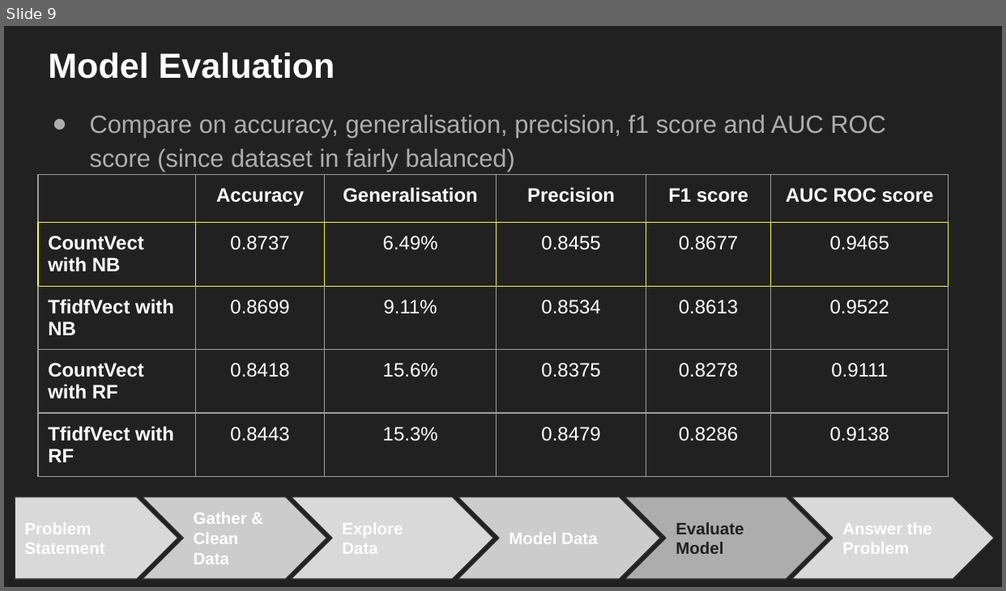
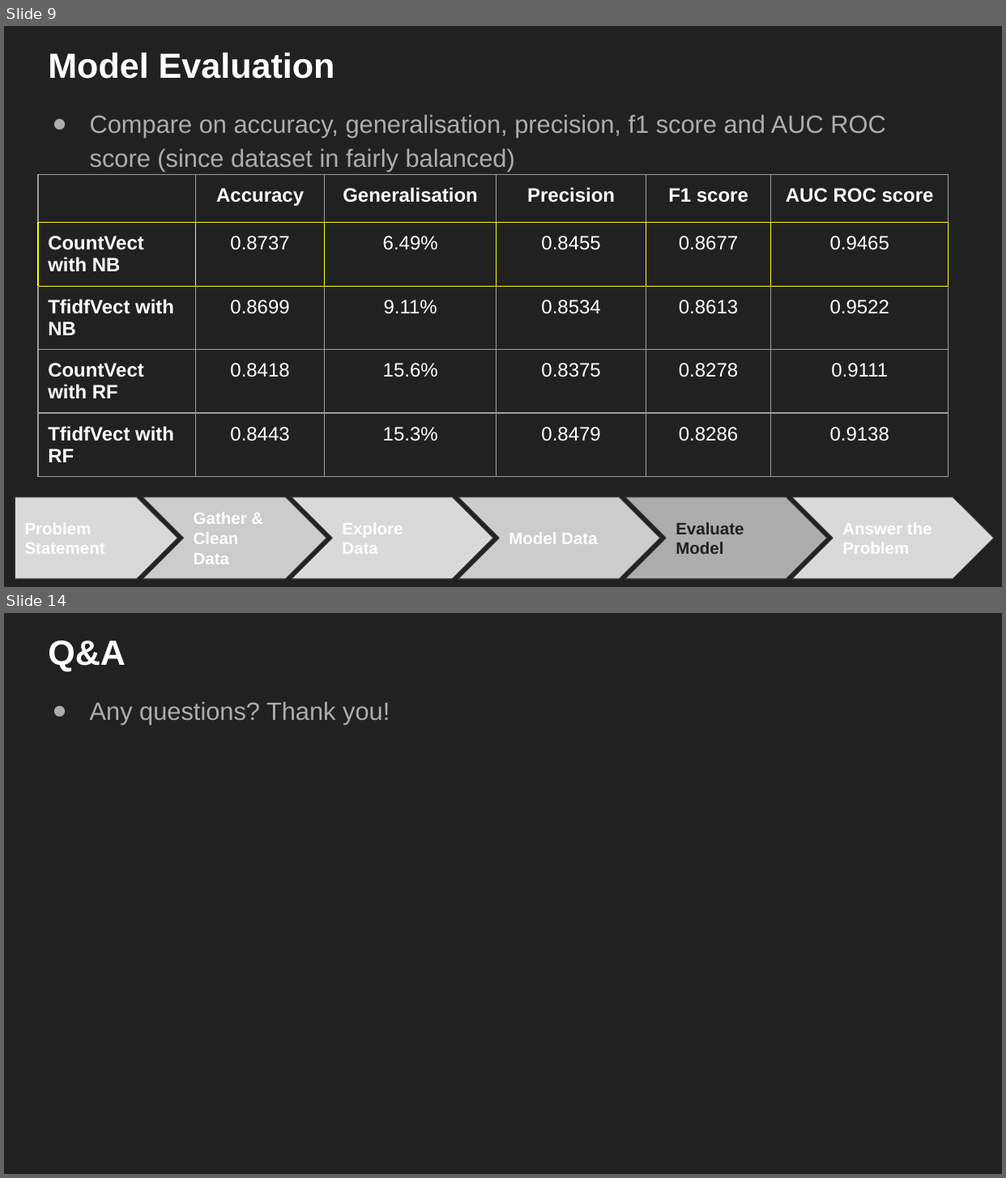
Before and after one commit to ethan-eplee/Subreddit-Classification, a slide deck: presentation/NLP SubReddit Classification.pptx. Shown one above the other, each under a label of ours: slide 9 before the commit, slides 9 and 14 after it; the slides between them are not shown. The pictures are 1006x591 and 1006x1178 pixels, drawn with LibreOffice and Linux fonts; fonts in the diff are those of the drawing. Boxes give left, top, right and bottom in pixels: in the first picture for what was removed or moved away, otherwise in the second. Text is boxed around its words. In the diff, an @@ line names an element or a change of style, - is before the commit and + after.

```diff
--- a/presentation/NLP SubReddit Classification.pptx
+++ b/presentation/NLP SubReddit Classification.pptx
@@ slide 14 added at <box>4,613,1002,1174</box>, background #212121 @@
@@ title added at <box>48,641,126,671</box>, 25.2 pt, text #FFFFFF, bold @@
+Q&A
@@ text added at <box>90,701,390,724</box>, 18 pt, text #ADADAD @@
+● Any questions? Thank you!
```
Also in this commit, not shown: 8 slides changed, 2 other slides added, 2 other files.
